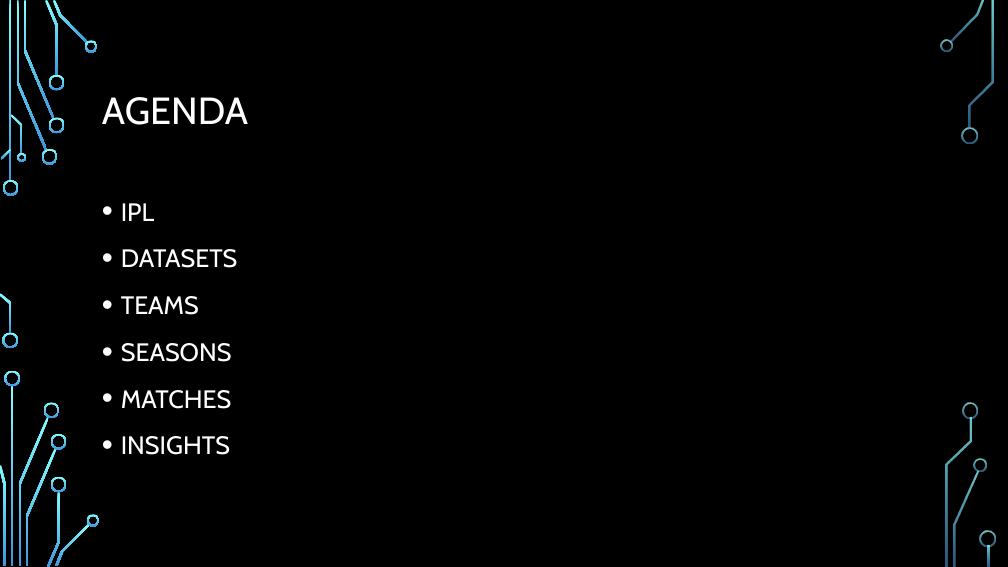
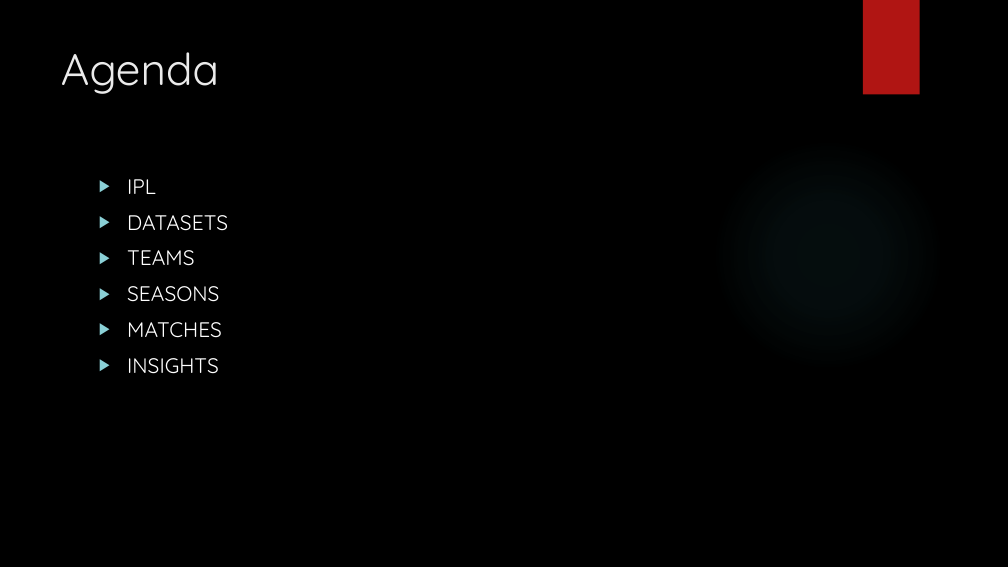
Before and after one commit to ksranjith786/python, a slide deck: slide 2 of insaid/Project/IPL/Presentation_EDA_IPL.pptx. Drawn at 1008x567 pixels with LibreOffice and Linux fonts; fonts in the diff are those of the drawing; background and template pictures are left out. Boxes give left, top, right and bottom in pixels: in the first picture for what was removed or moved away, otherwise in the second. Text is boxed around its words. In the diff, an @@ line names an element or a change of style, - is before the commit and + after.

```diff
--- a/insaid/Project/IPL/Presentation_EDA_IPL.pptx
+++ b/insaid/Project/IPL/Presentation_EDA_IPL.pptx
@@ rectangle added at (863,0,920,95), fill #B01513 @@
@@ title "Agenda" at (61,52,219,94): vertical alignment middle to top @@
@@ title at (61,52,219,94): text changed; size 36 to 42 pt; font Cabin to Quicksand; text colour #FFFFFF to #EBEBEB @@
-AGENDA
+Agenda
@@ text "IPL": place and size @@
-text "IPL" at (121,203,238,455)
+text "IPL" at (127,179,228,374)
@@ text "IPL" at (127,179,228,374): size 24 to 20 pt, font Cabin to Quicksand; bullet • to ▶; line spacing 1.2 to 1 @@
@@ group removed at (0,0,996,567): 33 freeform shapes, 3 rectangles @@
```
Also in this commit, not shown: 19 other slides changed, 1 slide added.
